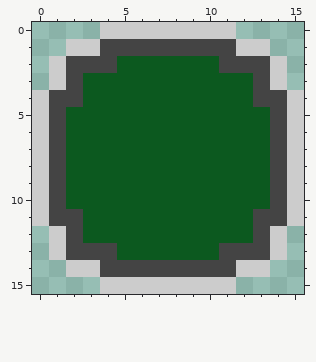
One commit to this pixel-art file: assets/images/button_active.aseprite. Above: the version before the commit.
16x16 pixels, 1 frame.
Once edited:
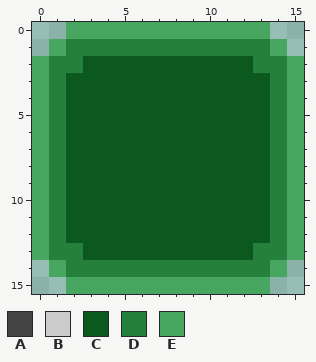
Palette (. is transparent): A #444444  B #cccccc  C #0c591f  D #24803b  E #47a65f
From the commit log: Fix an issue with texture-based buttons sometimes forcing an undesirable min-height, adjust button nine-patch images.
Difference:
Colour A becomes colour C in row 2 at x 3 to 4 and 11 to 12; in rows 3 to 4 at x 2 and 13; in rows 11 to 12 at x 2 and 13; in row 13 at x 3 to 4 and 11 to 12.
Colour A becomes colour D in row 1 at x 4 to 11; in row 2 at x 2 and 13; in rows 4 to 11 at x 1 and 14; in row 13 at x 2 and 13; in row 14 at x 4 to 11.
Colour B becomes colour D in row 1 at x 2 to 3 and 12 to 13; in rows 2 to 3 at x 1 and 14; in rows 12 to 13 at x 1 and 14; in row 14 at x 2 to 3 and 12 to 13.
The author put colour E in row 0 at x 2 to 3 and 12 to 13; in row 1 at x 1 and 14; in rows 2 to 3 at x 0 and 15; in rows 12 to 13 at x 0 and 15; in row 14 at x 1 and 14; in row 15 at x 2 to 3 and 12 to 13.
Colour B becomes colour E in row 0 at x 4 to 11; in rows 4 to 11 at x 0 and 15; in row 15 at x 4 to 11.
Changed places in both pictures, as pixel boxes (x1, y1, x2, y2):
changed: (32, 22, 304, 294)
